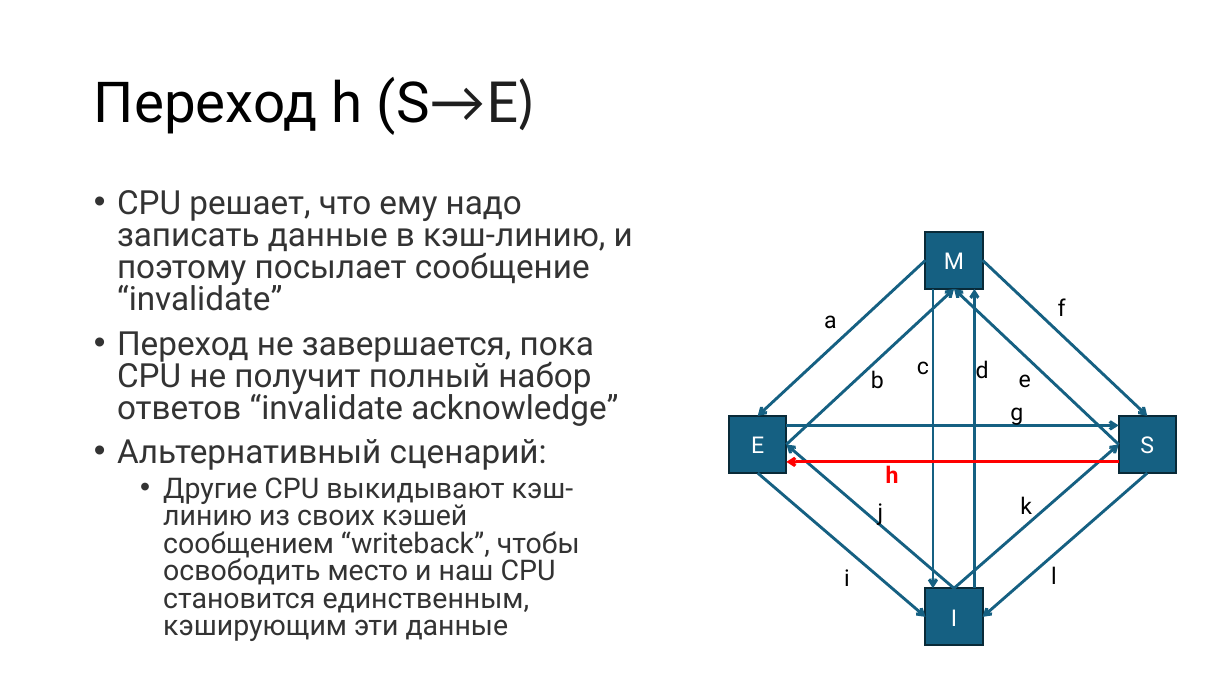
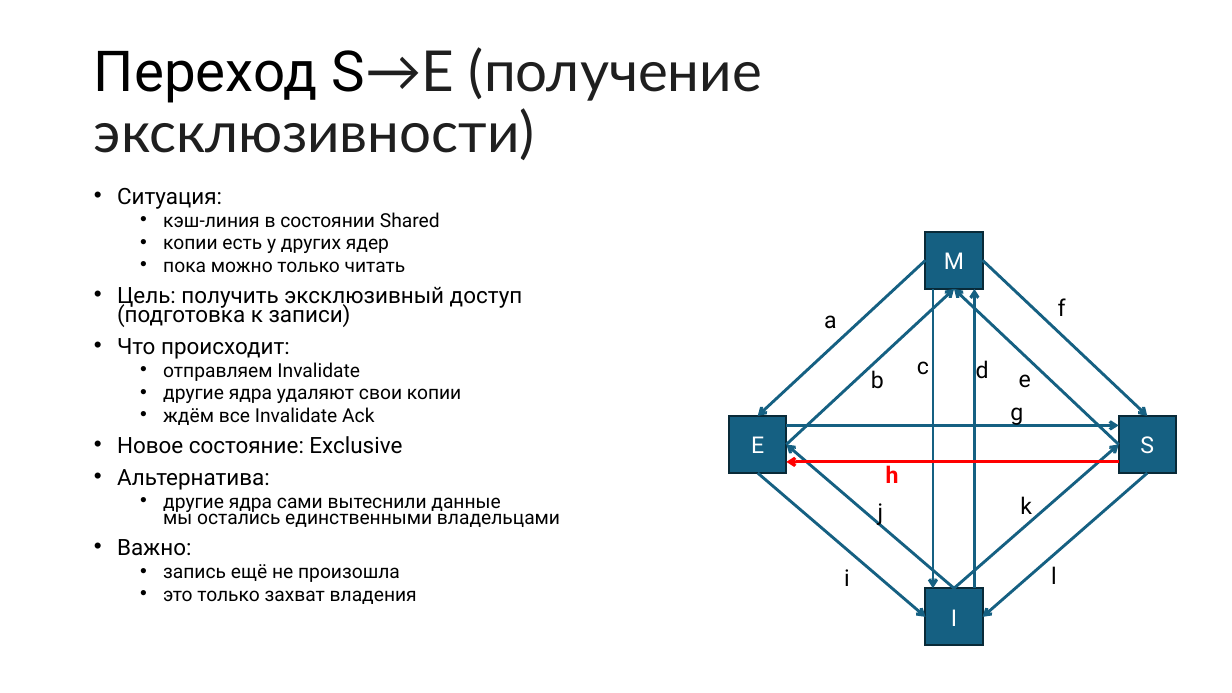
Before and after one commit to alexey-malov/pc, a slide deck: slide 31 of lectures/09/Протоколы когерентности кэш-памяти.pptx (slide 27 before the commit). Drawn at 1232x693 pixels with LibreOffice and Linux fonts; fonts in the diff are those of the drawing. Boxes give left, top, right and bottom in pixels: in the first picture for what was removed or moved away, otherwise in the second. Text is boxed around its words. In the diff, an @@ line names an element or a change of style, - is before the commit and + after.

```diff
--- a/lectures/09/Протоколы когерентности кэш-памяти.pptx
+++ b/lectures/09/Протоколы когерентности кэш-памяти.pptx
@@ title at [94,47,762,160]: text changed; font Roboto to Lato; text colour #000000 to #1F1F1F @@
-Переход h (S→E)
+Переход S→E (получение эксклюзивности)
@@ text at [117,188,560,604]: text changed; size 25.9 to 15 pt; text colour #333333 to #000000 @@
-• CPU решает, что ему надо записать данные в кэш-линию, и поэтому посылает сообщение “invalidate”
-• Переход не завершается, пока CPU не получит полный набор ответов “invalidate acknowledge”
-• Альтернативный сценарий:
-  • Другие CPU выкидывают кэш-линию из своих кэшей сообщением “writeback”, чтобы освободить место и наш CPU становится единственным, кэширующим эти данные
+• Ситуация:
+  • кэш-линия в состоянии Shared
+  • копии есть у других ядер
+  • пока можно только читать
+• Цель: получить эксклюзивный доступ (подготовка к записи)
+• Что происходит:
+  • отправляем Invalidate
+  • другие ядра удаляют свои копии
+  • ждём все Invalidate Ack
+• Новое состояние: Exclusive
+• Альтернатива:
+  • другие ядра сами вытеснили данные
+    мы остались единственными владельцами
+• Важно:
+  • запись ещё не произошла
+  • это только захват владения
```
Also in this commit, not shown: 34 other slides changed, 10 slides added, 5 slides removed, 14 other files.
